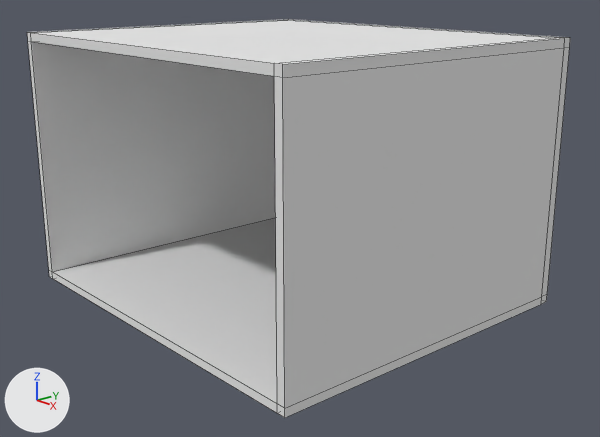
One commit to the Blender file 3D_Models/room1.blend: the scene before it, then after it.
One viewpoint serves both versions: a camera (50 mm lens) standing at (11.39, -9.66, 5.85) and looking at (0.33, 0.01, 1.48). Arrows for +X, +Y and +Z are at lower left; the lights stay in place. Mesh edges are drawn as thin lines.
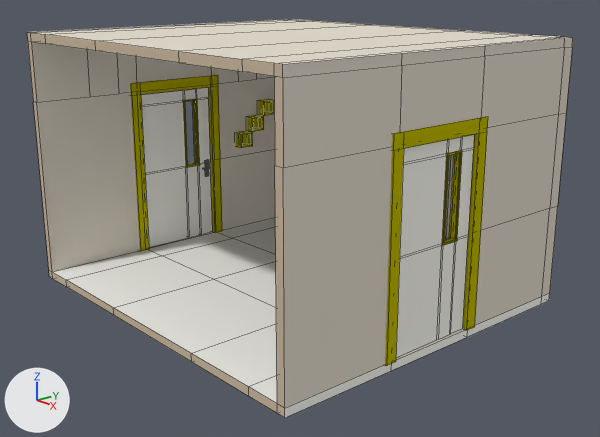
Commit message: 3d room updated

Location of each change, [x1, y1, x2, y2] in pixels of the pictures (600 x 437 px):
'Cube', reshaped
    before: [27, 19, 570, 418]
    after: [27, 19, 573, 418]
part 1 of me_cube, built on
    before: [297, 20, 570, 296]
    after: [28, 20, 572, 418]
part 2 of me_cube, recoloured
    both: [285, 19, 570, 48]
part 3 of me_cube, recoloured
    before: [541, 295, 547, 304]
    after: [541, 293, 550, 304]
part 4 of me_cube, recoloured (grey to beige)
    both: [27, 32, 285, 418]

Patch to the scene script:
```diff
--- a/3D_Models/room1.blend.py
+++ b/3D_Models/room1.blend.py
@@ mat_dark_wall @@
+mat_dark_wall = diffuse_material('dark wall')
+mat_dark_wall.base_color = (0.597, 0.485, 0.356)  # beige #cbb9a1
@@ mat_ywllow @@
+mat_ywllow = diffuse_material('ywllow')
+mat_ywllow.base_color = (0.546, 0.503, 0.0)  # yellow #c3bc00
@@ mat_metal @@
+mat_metal = diffuse_material('metal')
+mat_metal.base_color = (0.674, 0.674, 0.674)  # light grey #d6d6d6
@@ mat_red @@
+mat_red = diffuse_material('red')
+mat_red.base_color = (0.694, 0.0284, 0.0319)  # red #d92f32
@@ mat_walls @@
+mat_walls = diffuse_material('walls')
+mat_walls.base_color = (0.784, 0.73, 0.631)  # white #e5ded0
@@ mat_floor @@
+mat_floor = diffuse_material('floor')
+mat_floor.base_color = (0.991, 0.982, 0.922)  # white #fefdf6
@@ me_cube @@
 # used by ob_cube; location = (0.0, 0.0, 0.0)
-me_cube.from_pydata(...)  # 48 vertices, 49 faces; spans x -3.64..3.64, y -3.15..3.15, z 0.0..4.77
+me_cube.from_pydata(...)  # 764 vertices, 717 faces; spans x -3.67..3.67, y -3.15..3.23, z 0.0..4.77
+# me_cube part 1: 14 vertices moved from x -3.64..3.64, y 3.15, z 0.0..4.77 to x -3.64..3.64, y 2.99..3.23, z 0.0..4.77; 2 vertices removed from x -3.48..3.47, y 3.15, z 0.15..4.61; 638 vertices added at x -3.67..3.67, y -3.15..3.23, z 0.0..4.77
+# me_cube part 2: 5 faces spanning x -3.64..3.64, y 2.99..3.23, z 0.0..4.77 switch from mat_material (white #e7e7e7) to mat_walls (white #e5ded0)
+# me_cube part 3: 1 face spanning x 3.64, y 2.99..3.23, z 0.0..0.15 switches from mat_material (white #e7e7e7) to mat_floor (white #fefdf6)
+# me_cube part 4: 4 faces spanning x -3.64..3.64, y -3.15, z 0.0..4.77 switch from mat_material (white #e7e7e7) to mat_dark_wall (beige #cbb9a1)
+me_cube.materials.append(mat_ywllow)  # yellow #c3bc00
+me_cube.materials.append(mat_floor)  # white #fefdf6
+me_cube.materials.append(mat_metal)  # light grey #d6d6d6
+me_cube.materials.append(mat_red)  # red #d92f32
```
